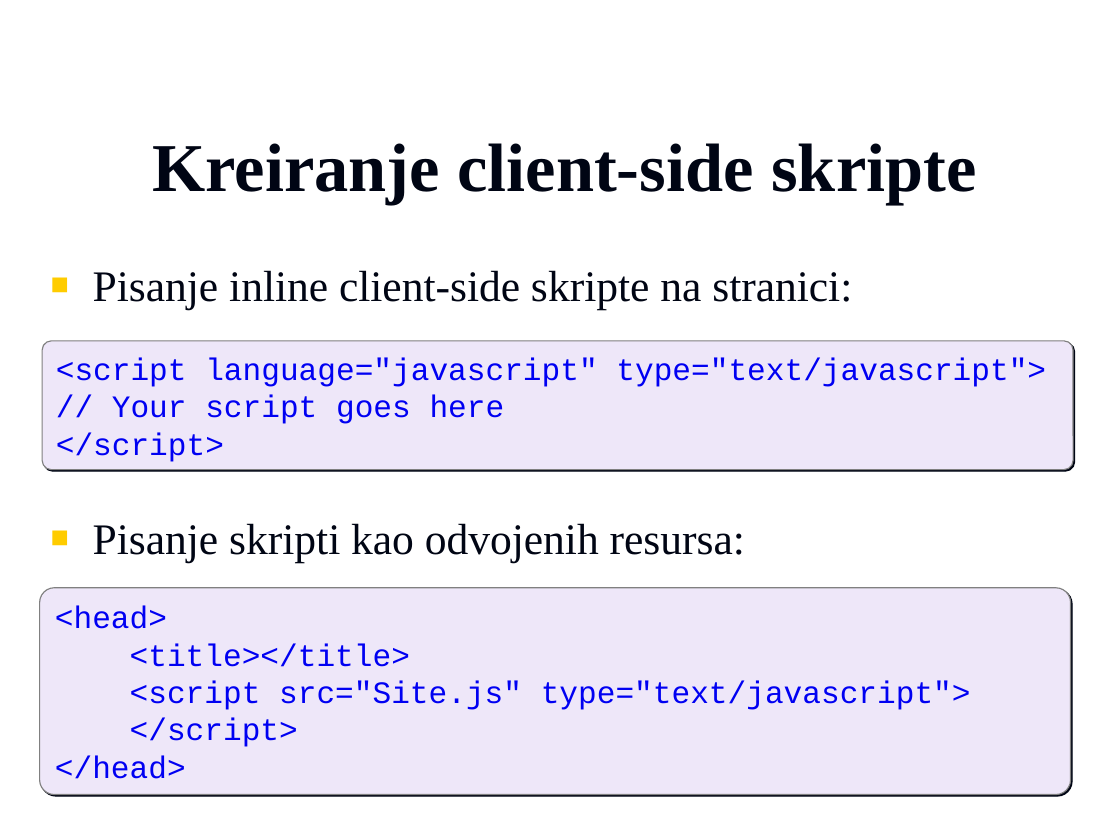
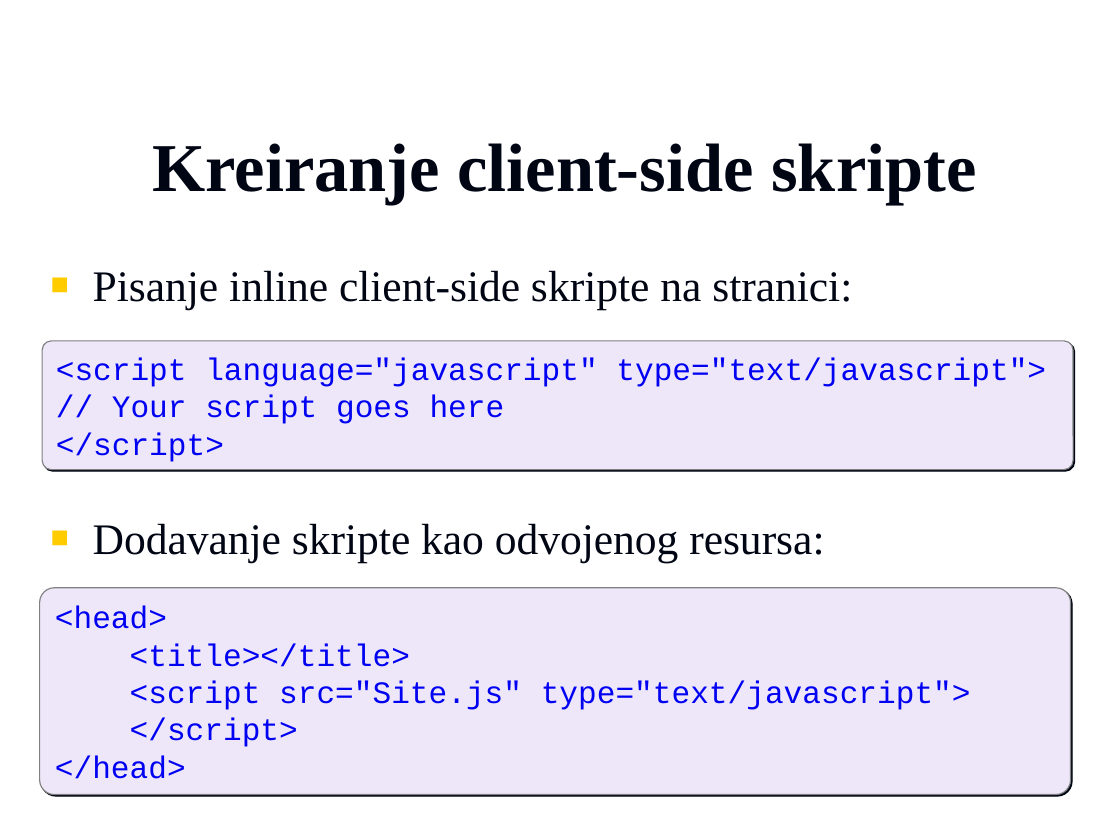
Before and after one commit to vzdesic/PZI, a slide deck: slide 2 of PPTs/16 MVC klijentsko programiranje.ppt. Drawn at 1120x840 pixels with LibreOffice and Linux fonts; fonts in the diff are those of the drawing; background and template pictures are left out. Boxes give left, top, right and bottom in pixels: in the first picture for what was removed or moved away, otherwise in the second. Text is boxed around its words. In the diff, an @@ line names an element or a change of style, - is before the commit and + after.

```diff
--- a/PPTs/16 MVC klijentsko programiranje.ppt
+++ b/PPTs/16 MVC klijentsko programiranje.ppt
@@ text at [93,523,824,562]: text changed @@
-■ Pisanje skripti kao odvojenih resursa:
+■ Dodavanje skripte kao odvojenog resursa:
```
Also in this commit, not shown: 7 other slides changed, 4 slides added, 4 slides removed, 3 other files.
